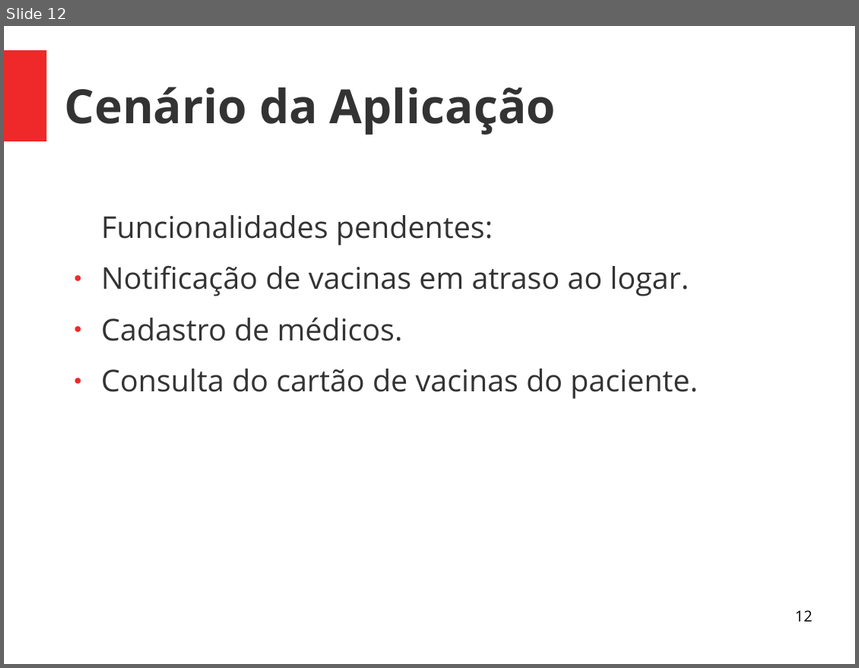
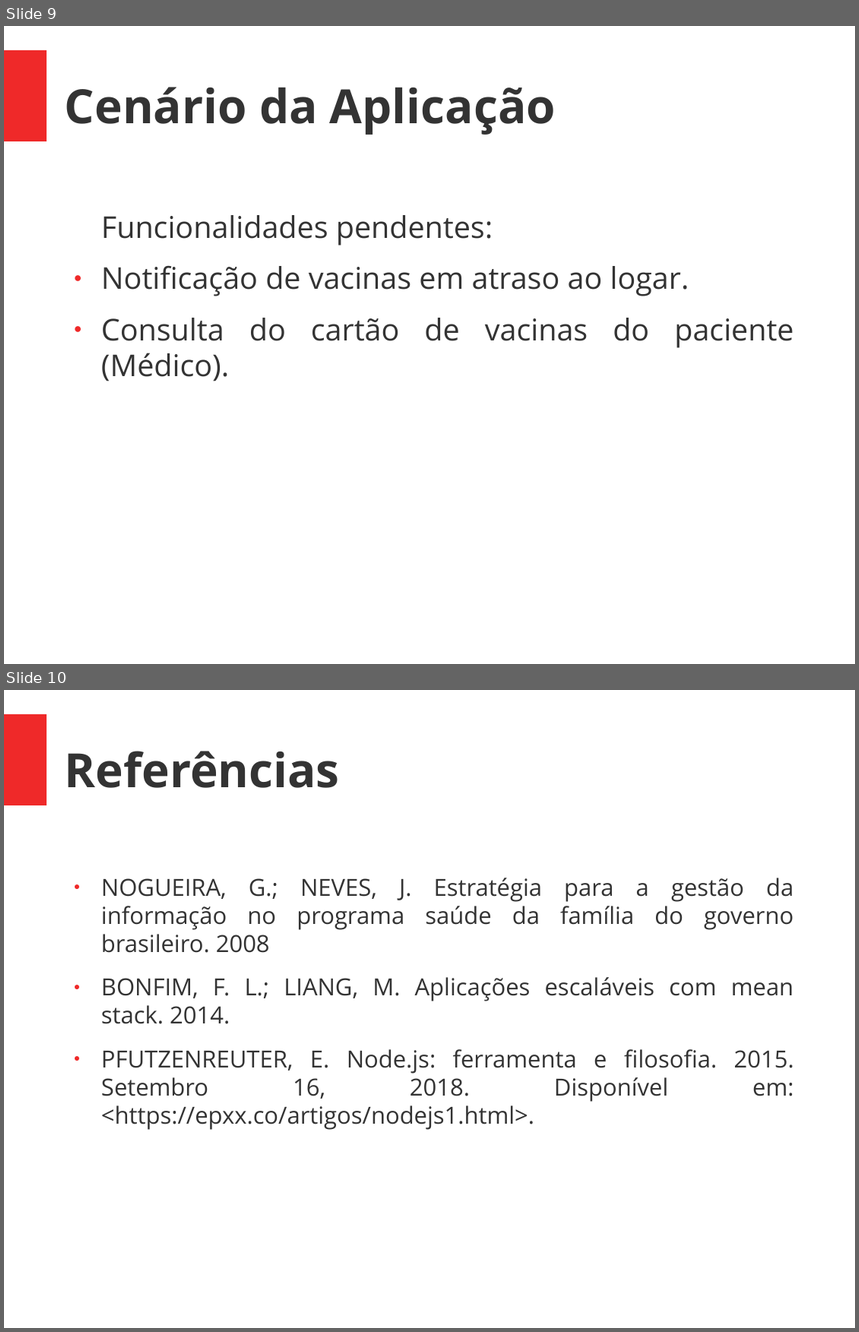
Before and after one commit to Saulodm/TCC, a slide deck: Apresentação/pré banca.odp. Shown one above the other, each under a label of ours: slide 12 before the commit, slides 9 and 10 after it. The pictures are 859x668 and 859x1332 pixels, drawn with LibreOffice and Linux fonts; fonts in the diff are those of the drawing. Boxes give left, top, right and bottom in pixels: in the first picture for what was removed or moved away, otherwise in the second. Text is boxed around its words. In the diff, an @@ line names an element or a change of style, - is before the commit and + after.

```diff
--- a/Apresentação/pré banca.odp
+++ b/Apresentação/pré banca.odp
@@ slide 10 added at (4, 690, 855, 1328), background #FFFFFF; not listed: 1 template element that a slide beside it also shows @@
@@ title added at (65, 751, 340, 788), 44 pt, text #333333, bold @@
+Referências
@@ text added at (101, 878, 794, 1130), 22 pt, text #333333 @@
+● NOGUEIRA, G.; NEVES, J. Estratégia para a gestão da informação no programa saúde da família do governo brasileiro. 2008
+● BONFIM, F. L.; LIANG, M. Aplicações escaláveis com mean stack. 2014.
+● PFUTZENREUTER, E. Node.js: ferramenta e ﬁlosoﬁa. 2015. Setembro 16, 2018. Disponível em: <https://epxx.co/artigos/nodejs1.html>.
@@ what was slide 12 is now slide 9 @@
@@ slide 9 changed as well @@
@@ text at (101, 318, 794, 382): text changed @@
-● Cadastro de médicos.
-● Consulta do cartão de vacinas do paciente.
+● Consulta do cartão de vacinas do paciente (Médico).
@@ page number removed at (795, 610, 813, 622) @@
-12
```
Also in this commit, not shown: 6 other slides changed, 2 other slides added, 5 slides removed, 22 other files.
